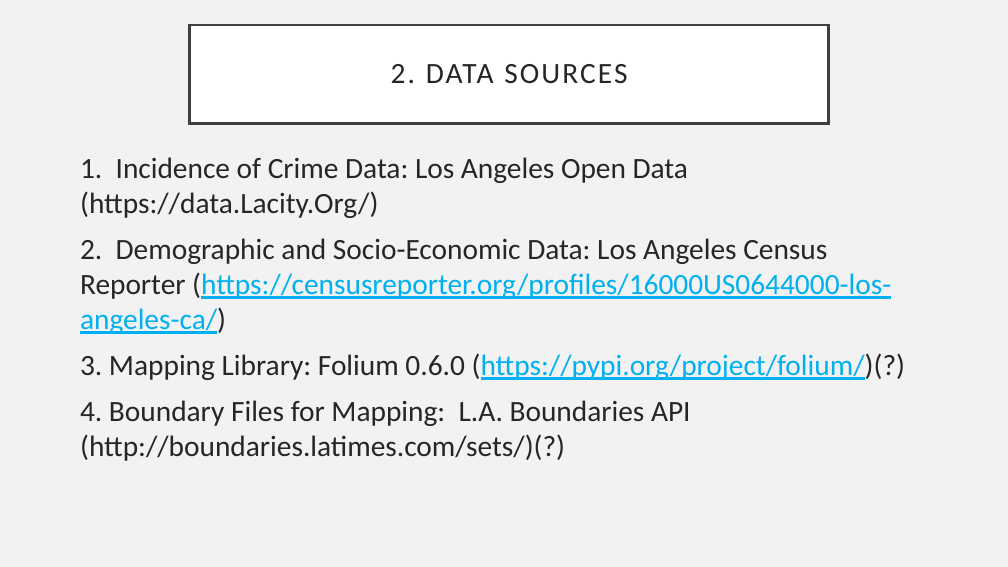
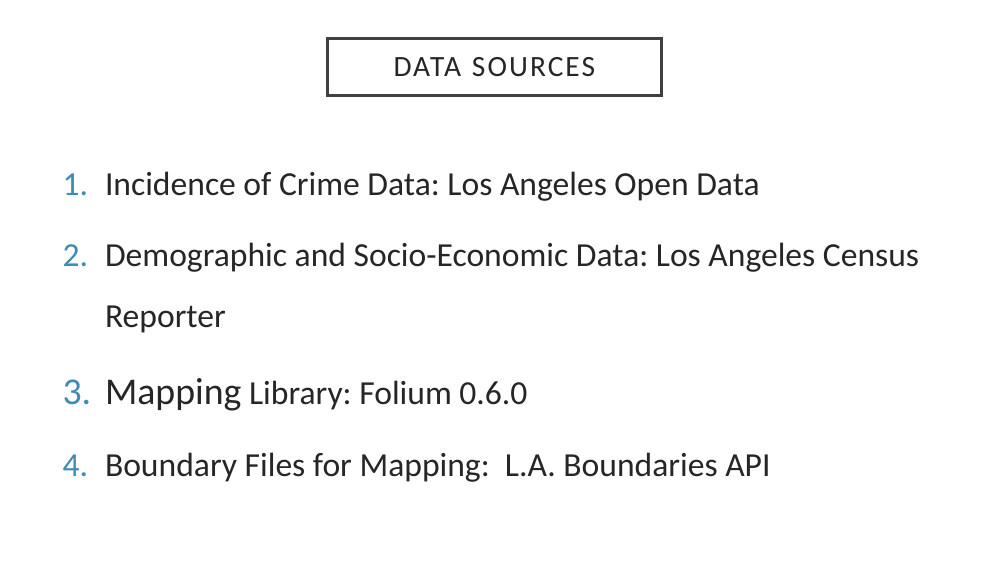
Before and after one commit to shrawantee/Project-Analysis-of-Violent-Crime-in-LA, a slide deck: slide 6 of LACity Crime-Dora.pptx. Drawn at 1008x567 pixels with LibreOffice and Linux fonts; fonts in the diff are those of the drawing. Boxes give left, top, right and bottom in pixels: in the first picture for what was removed or moved away, otherwise in the second. Text is boxed around its words. In the diff, an @@ line names an element or a change of style, - is before the commit and + after.

Commit message:
At 9:30 Aug 18

```diff
--- a/LACity Crime-Dora.pptx
+++ b/LACity Crime-Dora.pptx
@@ background #F2F2F2 to #FFFFFF @@
@@ title "DATA SOURCES": place and size @@
-title "DATA SOURCES" at [190,25,829,123]
+title "DATA SOURCES" at [327,39,662,95]
@@ title at [394,57,595,77]: text changed @@
-2. DATA SOURCES
+DATA SOURCES
@@ text at [105,171,919,482]: text changed; size 28 to 32 pt @@
-1. Incidence of Crime Data: Los Angeles Open Data (https://data.Lacity.Org/)
-2. Demographic and Socio-Economic Data: Los Angeles Census Reporter (https://censusreporter.org/profiles/16000US0644000-los-angeles-ca/)
-3. Mapping Library: Folium 0.6.0 (https://pypi.org/project/folium/)(?)
-4. Boundary Files for Mapping: L.A. Boundaries API (http://boundaries.latimes.com/sets/)(?)
+1. Incidence of Crime Data: Los Angeles Open Data
+2. Demographic and Socio-Economic Data: Los Angeles Census Reporter
+3. Mapping Library: Folium 0.6.0
+4. Boundary Files for Mapping: L.A. Boundaries API
```
Also in this commit, not shown: 18 other slides changed, 4 slides added, 5 slides removed.
